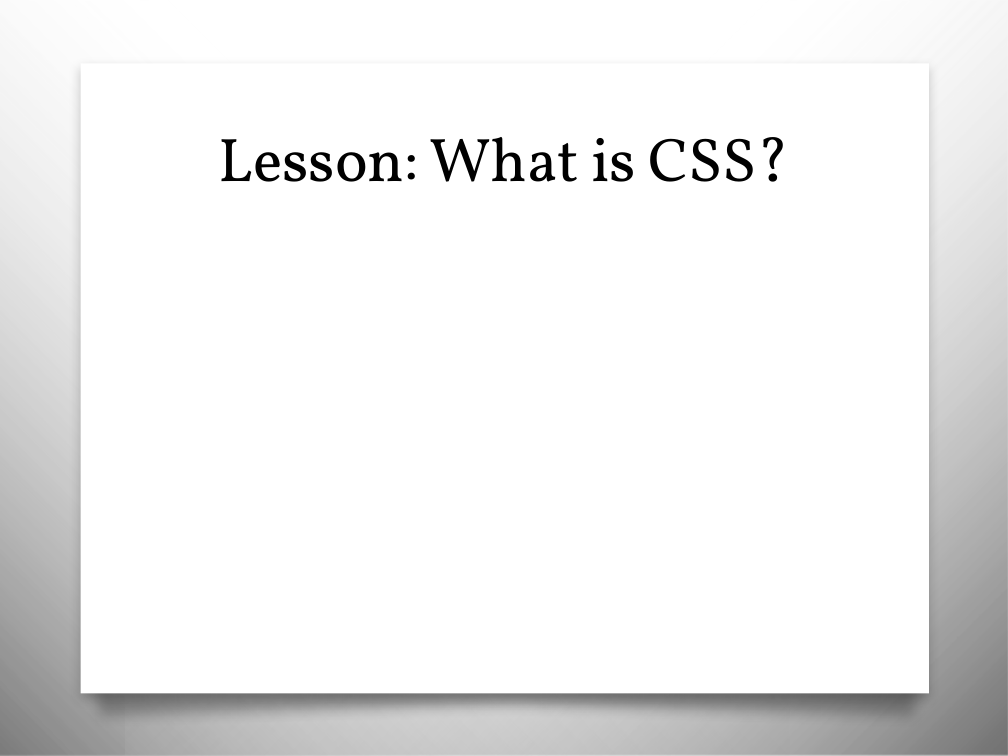
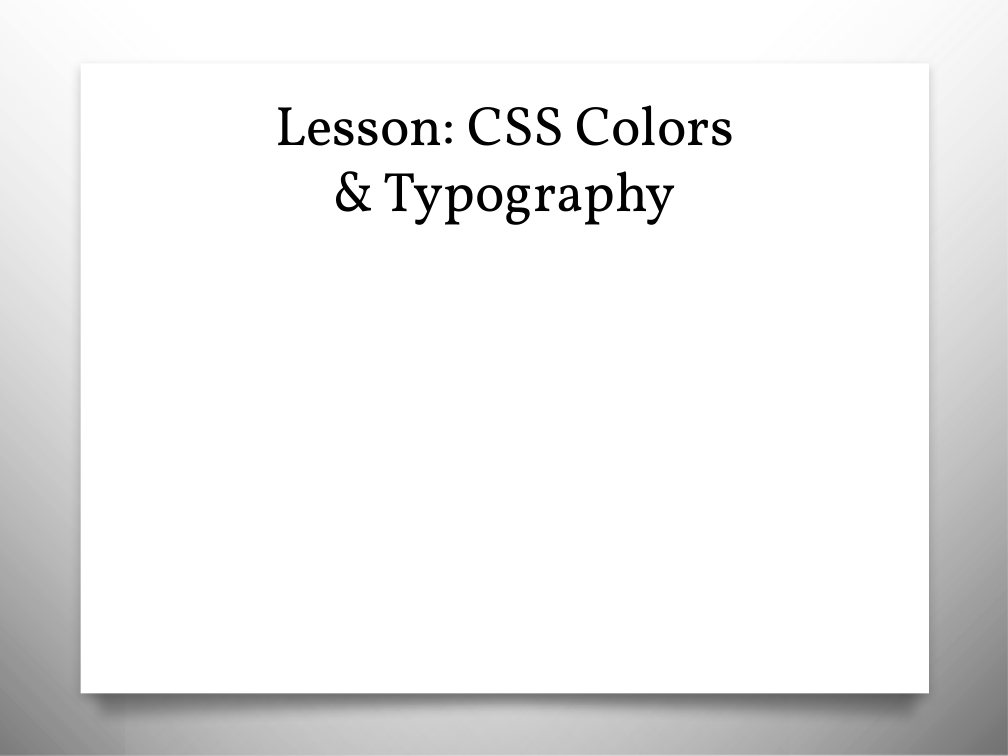
Before and after one commit to awayken/USF-ART329, a slide deck: slide 7 of slides/classfour/slides.pptx (slide 17 before the commit). Drawn at 1008x756 pixels with LibreOffice and Linux fonts; fonts in the diff are those of the drawing; background and template pictures are left out. Boxes give left, top, right and bottom in pixels: in the first picture for what was removed or moved away, otherwise in the second. Text is boxed around its words. In the diff, an @@ line names an element or a change of style, - is before the commit and + after.

```diff
--- a/slides/classfour/slides.pptx
+++ b/slides/classfour/slides.pptx
@@ title at box(276, 105, 734, 225): text changed; size 44 to 39.6 pt @@
-Lesson: What is CSS?
+Lesson: CSS Colors
+& Typography
```
Also in this commit, not shown: 7 other slides changed, 18 slides added, 24 slides removed, 8 other files.
